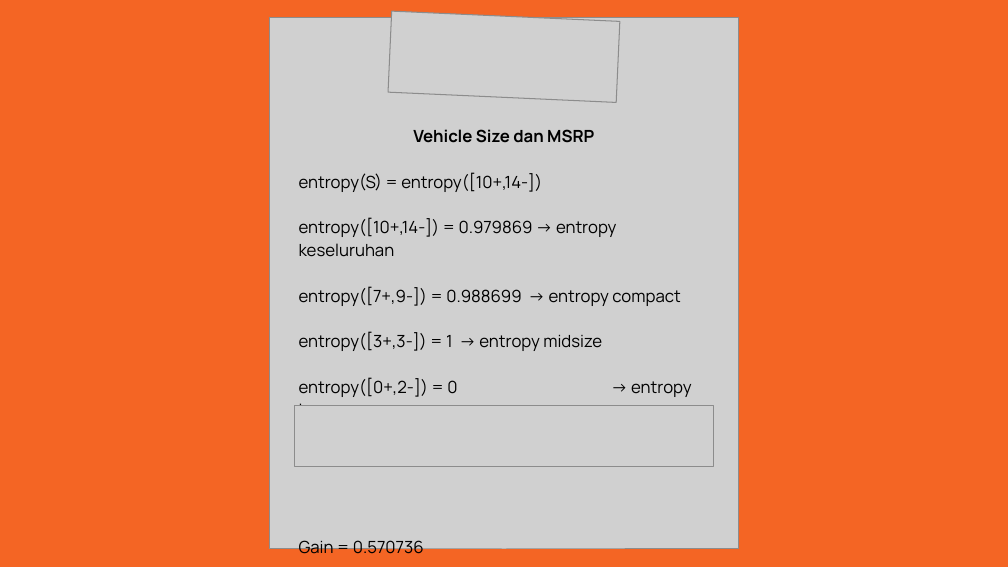
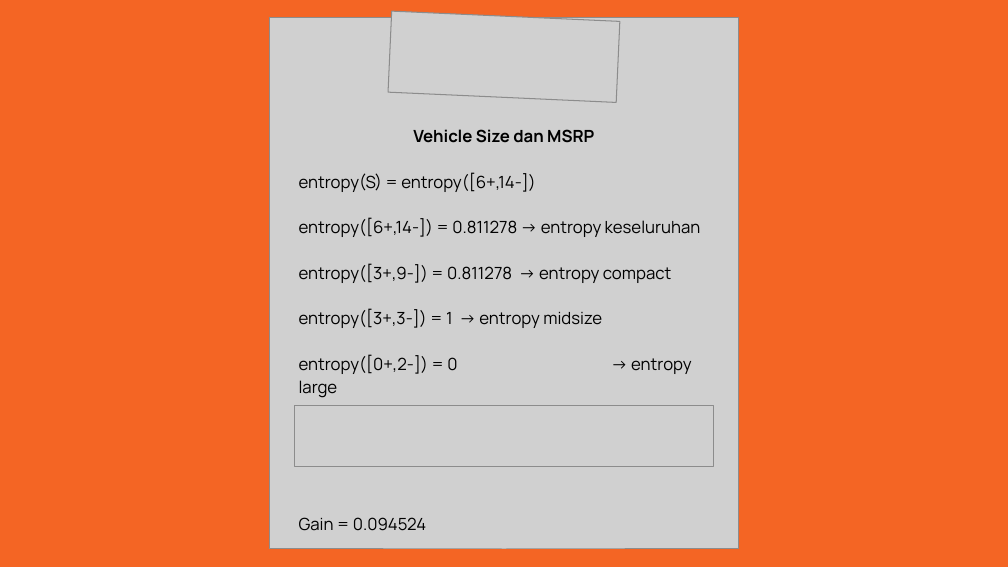
Before and after one commit to vierifath/TugasKK_B_Kelompok2, a slide deck: slide 20 of TugasMingguKe-4/decisiontree.ppt.pptx (slide 21 before the commit). Drawn at 1008x567 pixels with LibreOffice and Linux fonts; fonts in the diff are those of the drawing; grey boxes stand for pictures. Boxes give left, top, right and bottom in pixels: in the first picture for what was removed or moved away, otherwise in the second. Text is boxed around its words. In the diff, an @@ line names an element or a change of style, - is before the commit and + after.

```diff
--- a/TugasMingguKe-4/decisiontree.ppt.pptx
+++ b/TugasMingguKe-4/decisiontree.ppt.pptx
@@ text at [299,172,701,283]: text changed @@
-entropy(S) = entropy([10+,14-])
-entropy([10+,14-]) = 0.979869 -> entropy keseluruhan
-entropy([7+,9-]) = 0.988699 -> entropy compact
+entropy(S) = entropy([6+,14-])
+entropy([6+,14-]) = 0.811278 -> entropy keseluruhan
+entropy([3+,9-]) = 0.811278 -> entropy compact
@@ text at [299,517,426,531]: text changed @@
-Gain = 0.570736
+Gain = 0.094524
```
Also in this commit, not shown: 18 other slides changed, 1 slide added, 6 slides removed.
